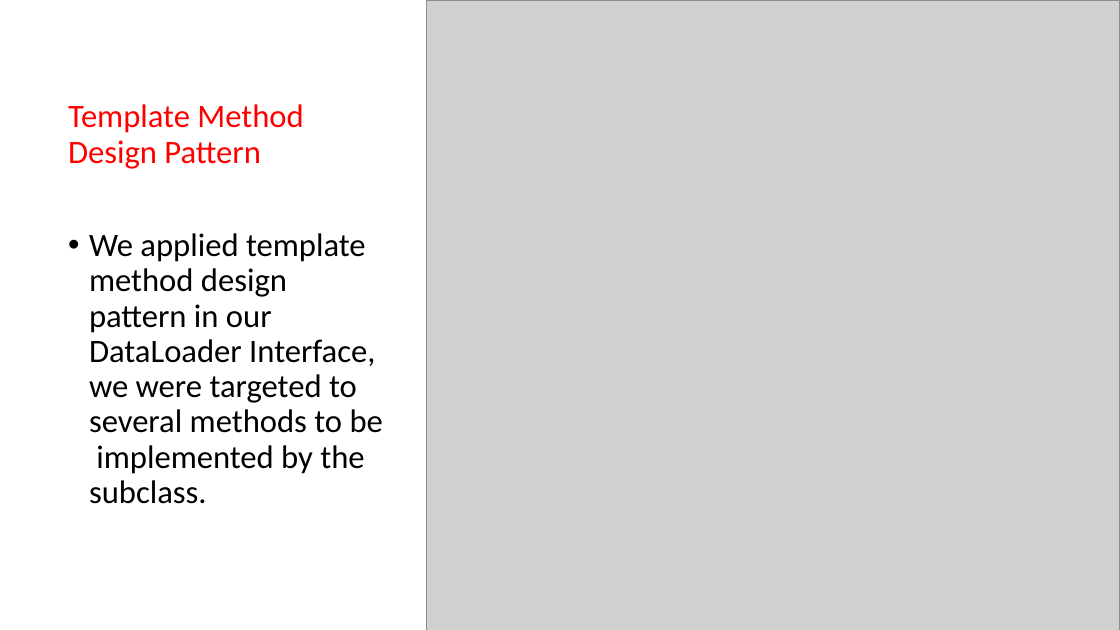
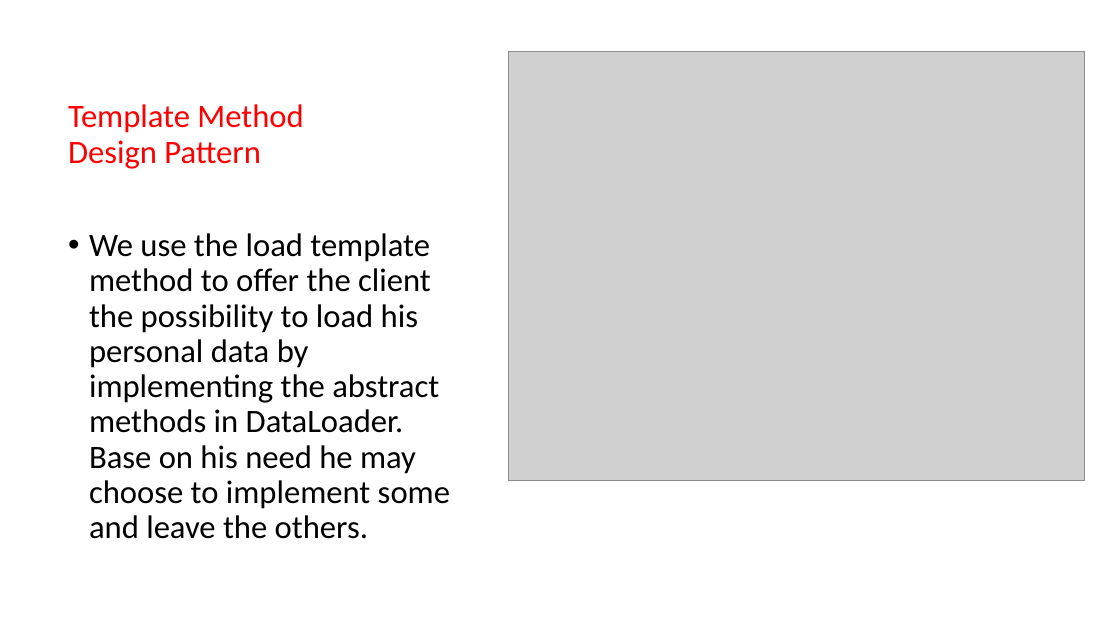
Before and after one commit to asdprojectlibrary/FrameworkLibraryProject, a slide deck: slide 9 of New Microsoft PowerPoint Presentation1.pptx (slide 13 before the commit). Drawn at 1120x630 pixels with LibreOffice and Linux fonts; fonts in the diff are those of the drawing; grey boxes stand for pictures. Boxes give left, top, right and bottom in pixels: in the first picture for what was removed or moved away, otherwise in the second. Text is boxed around its words. In the diff, an @@ line names an element or a change of style, - is before the commit and + after.

```diff
--- a/New Microsoft PowerPoint Presentation1.pptx
+++ b/New Microsoft PowerPoint Presentation1.pptx
@@ picture: place and size @@
-picture at bbox=[426, 0, 1120, 630]
+picture at bbox=[508, 51, 1084, 480]
@@ text at bbox=[89, 233, 450, 539]: text changed @@
-• We applied template method design pattern in our DataLoader Interface, we were targeted to several methods to be implemented by the subclass.
+• We use the load template method to offer the client the possibility to load his personal data by implementing the abstract methods in DataLoader. Base on his need he may choose to implement some and leave the others.
```
Also in this commit, not shown: 10 other slides changed, 2 slides added, 2 slides removed.
